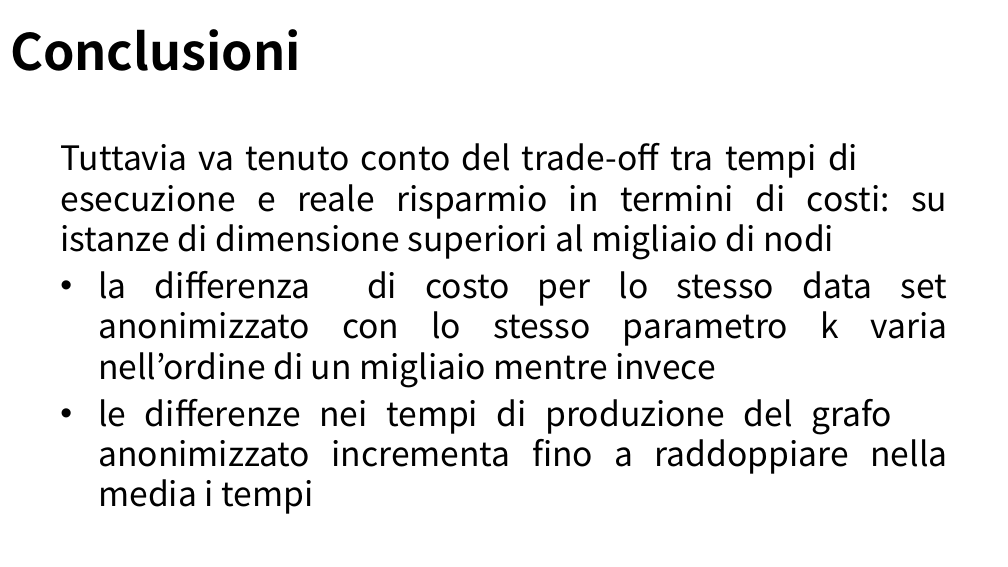
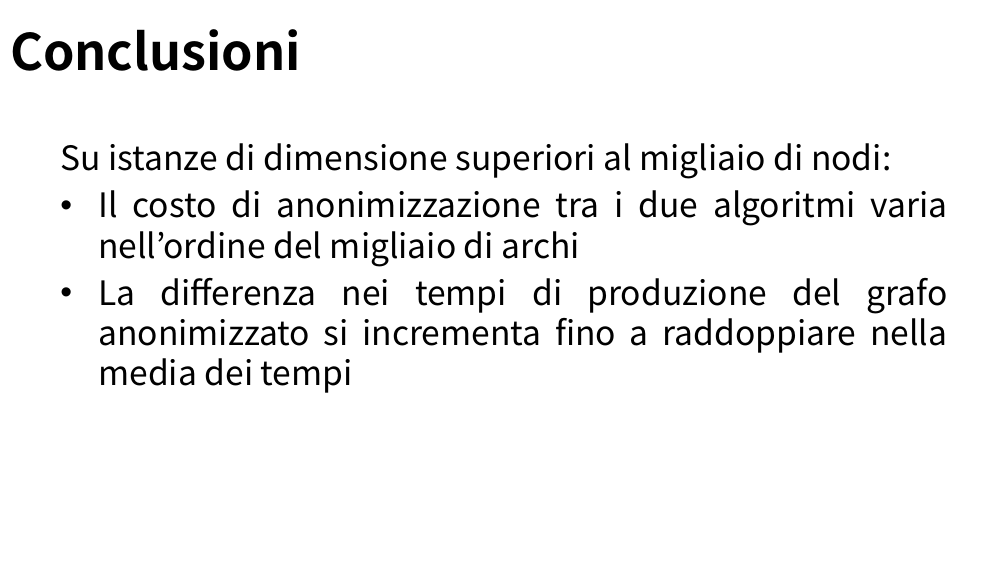
Before and after one commit to Navypowder/DP-P-project, a slide deck: slide 25 of Presentation/Towards_Identity_Anonymization_on_graph(K-degree anonymization).pptx (slide 23 before the commit). Drawn at 1008x567 pixels with LibreOffice and Linux fonts; fonts in the diff are those of the drawing; background and template pictures are left out. Boxes give left, top, right and bottom in pixels: in the first picture for what was removed or moved away, otherwise in the second. Text is boxed around its words. In the diff, an @@ line names an element or a change of style, - is before the commit and + after.

```diff
--- a/Presentation/Towards_Identity_Anonymization_on_graph(K-degree anonymization).pptx
+++ b/Presentation/Towards_Identity_Anonymization_on_graph(K-degree anonymization).pptx
@@ text at [60, 143, 948, 393]: text changed @@
-Tuttavia va tenuto conto del trade-off tra tempi di esecuzione e reale risparmio in termini di costi: su istanze di dimensione superiori al migliaio di nodi
-• la differenza di costo per lo stesso data set anonimizzato con lo stesso parametro k varia nell’ordine di un migliaio mentre invece
-• le differenze nei tempi di produzione del grafo anonimizzato incrementa fino a raddoppiare nella media i tempi
+Su istanze di dimensione superiori al migliaio di nodi:
+• Il costo di anonimizzazione tra i due algoritmi varia nell’ordine del migliaio di archi
+• La differenza nei tempi di produzione del grafo anonimizzato si incrementa fino a raddoppiare nella media dei tempi
```
Also in this commit, not shown: 8 other slides changed, 5 slides added.
